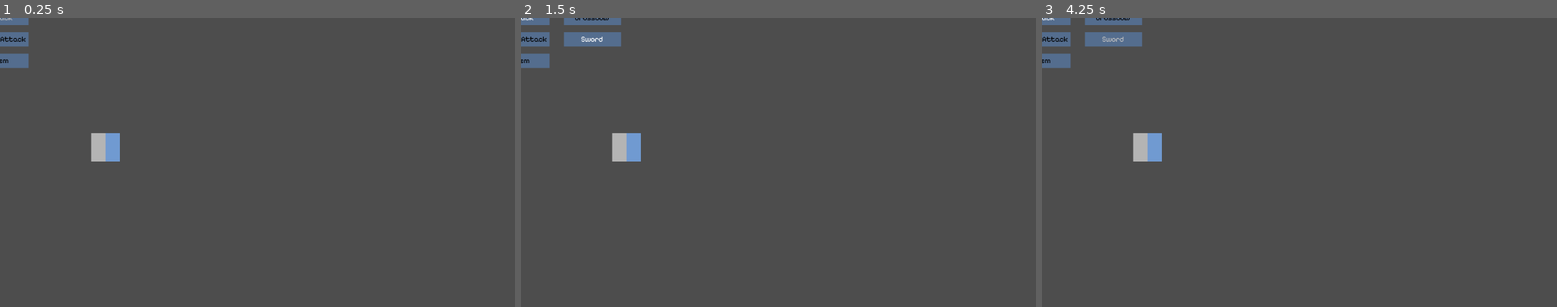
Above: before the commit, frames 1-3 (left to right).
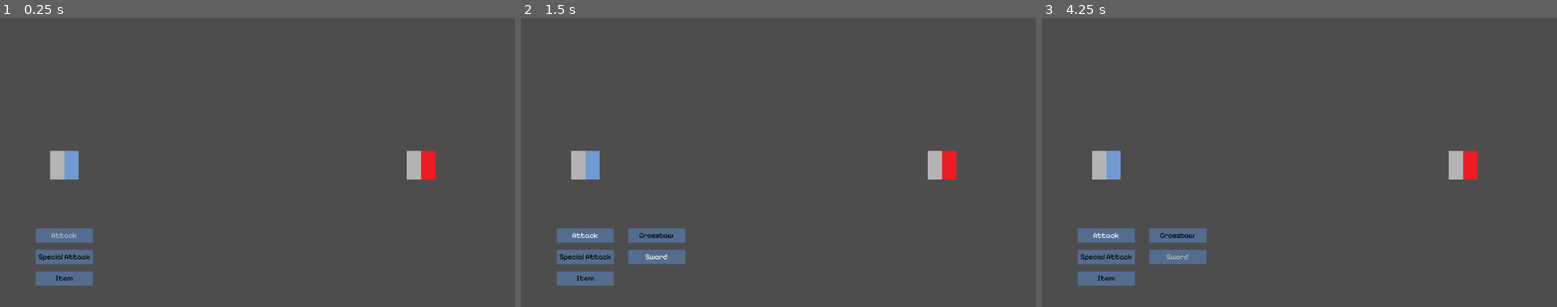
Above: after the commit, the same moments.

Repository: amoxley-developer/gothic-rpg
Game: Godot game, scene res://scenes/battlefield.tscn
Two runs of this game, one before a commit and one after it. Both use one fixed random seed, a clock stepped at 60 frames per second and the inputs below. The project has no main scene, so this scene is started directly.
Inputs (mouse positions are in pixels of both pictures, inside the frame that each line leads up to):
- Up to frame 1 (0.25 s): no input
- Up to frame 2 (1.5 s): tap Enter at 0.5 s; move the mouse to (891, 148) at 0.52 s; hold Up (ui_up) 0.53-1.28 s; click (891, 148) at 0.6 s; click (891, 148) at 1.25 s; move the mouse to (675, 176) at 1.27 s; hold Down (ui_down) from 1.28 s (still down); click (675, 176) at 1.35 s
- Up to frame 3 (4.25 s): click (1196, 176) at 2 s; move the mouse to (1351, 98) at 2.02 s; release Down (ui_down) at 2.03 s; hold Up (ui_up) 2.03-3.53 s; click (1351, 98) at 2.1 s; click (1351, 98) at 2.75 s; move the mouse to (1273, 220) at 2.77 s; click (1273, 220) at 2.85 s; click (1273, 220) at 3.5 s; move the mouse to (1454, 205) at 3.52 s; hold Down (ui_down) from 3.53 s (still down); click (1454, 205) at 3.6 s; right-click (1454, 205) at 4.15 s

The runs differ from the first frame. In frame 1, 4.0% of the frame differs, in the area x 0-85%, y 0-93%; in frame 2, 5.9%; in frame 3, 5.9%.

Commit message:
create attack signal

Diff:
--- a/scenes/battle.tscn
+++ /dev/null
@@ -1,24 +0,0 @@
-[gd_scene load_steps=6 format=3 uid="uid://be04evpw5qm11"]
-
-[ext_resource type="PackedScene" uid="uid://d2yph1kavgabj" path="res://scenes/player.tscn" id="1_dn72j"]
-[ext_resource type="Script" uid="uid://lrt6fmhrnp4r" path="res://scripts/scenes/battlefield.gd" id="1_p1qf1"]
-[ext_resource type="PackedScene" uid="uid://c5fg5t6squyfq" path="res://scenes/player_ui.tscn" id="2_th188"]
-[ext_resource type="PackedScene" uid="uid://cncqrccnhghpk" path="res://scenes/enemy.tscn" id="4_a12nh"]
-[ext_resource type="Resource" uid="uid://corae0be36hi8" path="res://resources/stats_resource/enemy_stats.tres" id="5_lpir7"]
-
-[node name="Battlefield" type="Node2D"]
-script = ExtResource("1_p1qf1")
-
-[node name="Player" parent="." instance=ExtResource("1_dn72j")]
-position = Vector2(72, 165)
-
-[node name="PlayerUI" parent="." instance=ExtResource("2_th188")]
-position = Vector2(72, 244)
-
-[node name="Camera2D" type="Camera2D" parent="."]
-position = Vector2(288, 162)
-zoom = Vector2(2, 2)
-
-[node name="Enemy" parent="." instance=ExtResource("4_a12nh")]
-position = Vector2(471, 165)
-stats_resource = ExtResource("5_lpir7")
--- a/scenes/battlefield.tscn
+++ b/scenes/battlefield.tscn
@@ -1,17 +1,24 @@
-[gd_scene load_steps=4 format=3 uid="uid://bd66f8y2p5e25"]
+[gd_scene load_steps=6 format=3 uid="uid://be04evpw5qm11"]
 
 [ext_resource type="PackedScene" uid="uid://d2yph1kavgabj" path="res://scenes/player.tscn" id="1_dn72j"]
 [ext_resource type="Script" uid="uid://lrt6fmhrnp4r" path="res://scripts/scenes/battlefield.gd" id="1_p1qf1"]
 [ext_resource type="PackedScene" uid="uid://c5fg5t6squyfq" path="res://scenes/player_ui.tscn" id="2_th188"]
+[ext_resource type="PackedScene" uid="uid://cncqrccnhghpk" path="res://scenes/enemy.tscn" id="4_jsyt3"]
+[ext_resource type="Resource" uid="uid://corae0be36hi8" path="res://resources/stats_resource/enemy_stats.tres" id="5_ixbtv"]
 
 [node name="Battlefield" type="Node2D"]
 script = ExtResource("1_p1qf1")
 
 [node name="Player" parent="." instance=ExtResource("1_dn72j")]
-position = Vector2(118, 145)
+position = Vector2(72, 165)
 
 [node name="PlayerUI" parent="." instance=ExtResource("2_th188")]
+position = Vector2(72, 244)
 
 [node name="Camera2D" type="Camera2D" parent="."]
 position = Vector2(288, 162)
 zoom = Vector2(2, 2)
+
+[node name="Enemy" parent="." instance=ExtResource("4_jsyt3")]
+position = Vector2(471, 165)
+stats_resource = ExtResource("5_ixbtv")
--- a/scripts/scenes/battlefield.gd
+++ b/scripts/scenes/battlefield.gd
@@ -3,7 +3,10 @@
 
 @onready var player: Player = $Player
 @onready var playerUI: PlayerUI = $PlayerUI
-
+@onready var enemy: Enemy = $Enemy
 
 func _ready() -> void:
-  return
+  playerUI.execute_attack.connect(_on_player_attack)
+
+func _on_player_attack(attack_name: String) -> void:
+  print(attack_name)
--- a/scripts/scenes/player_ui.gd
+++ b/scripts/scenes/player_ui.gd
@@ -16,6 +16,8 @@
 var current_sub_menu_item: BattleMenuItemBar
 var current_menu_item: BattleMenuItemBar
 var current_menu_item_idx := 0
+
+signal execute_attack(attack_name: String)
 
 var state: States = States.UNSELECTED
 
@@ -39,6 +41,7 @@
 				set_menu_status(null, current_sub_menu_item)
 			States.SUBMENU_OPENED:
 				current_sub_menu_item.set_menu_label(Enums.MenuItemState.ACTIVE)
+				execute_attack.emit(current_sub_menu_item.sub_menu_resource.name)
 		set_state(state+1)
 	if Input.is_action_just_pressed("cancel") and state != States.UNSELECTED:
 		match state:
